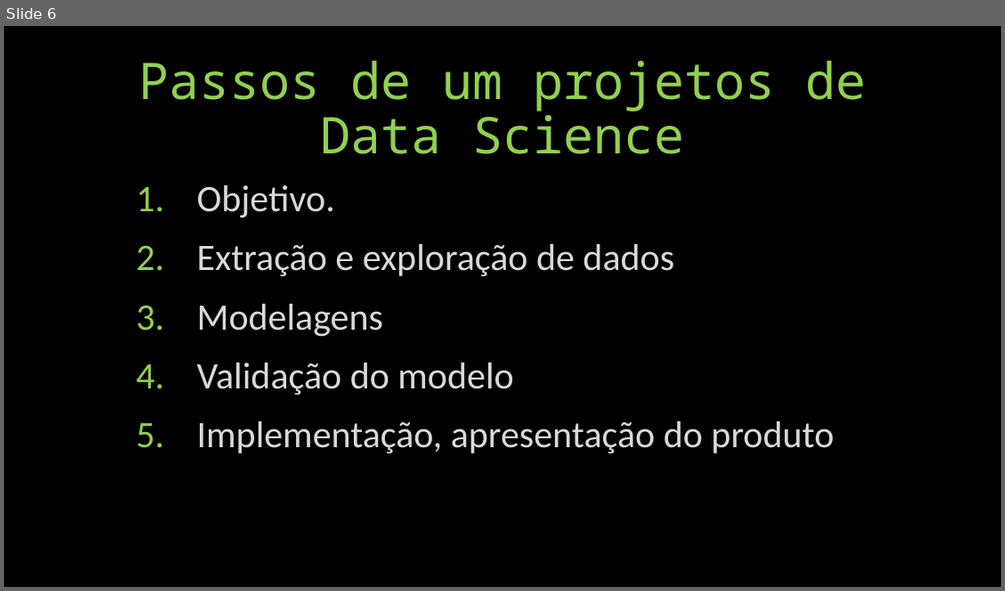
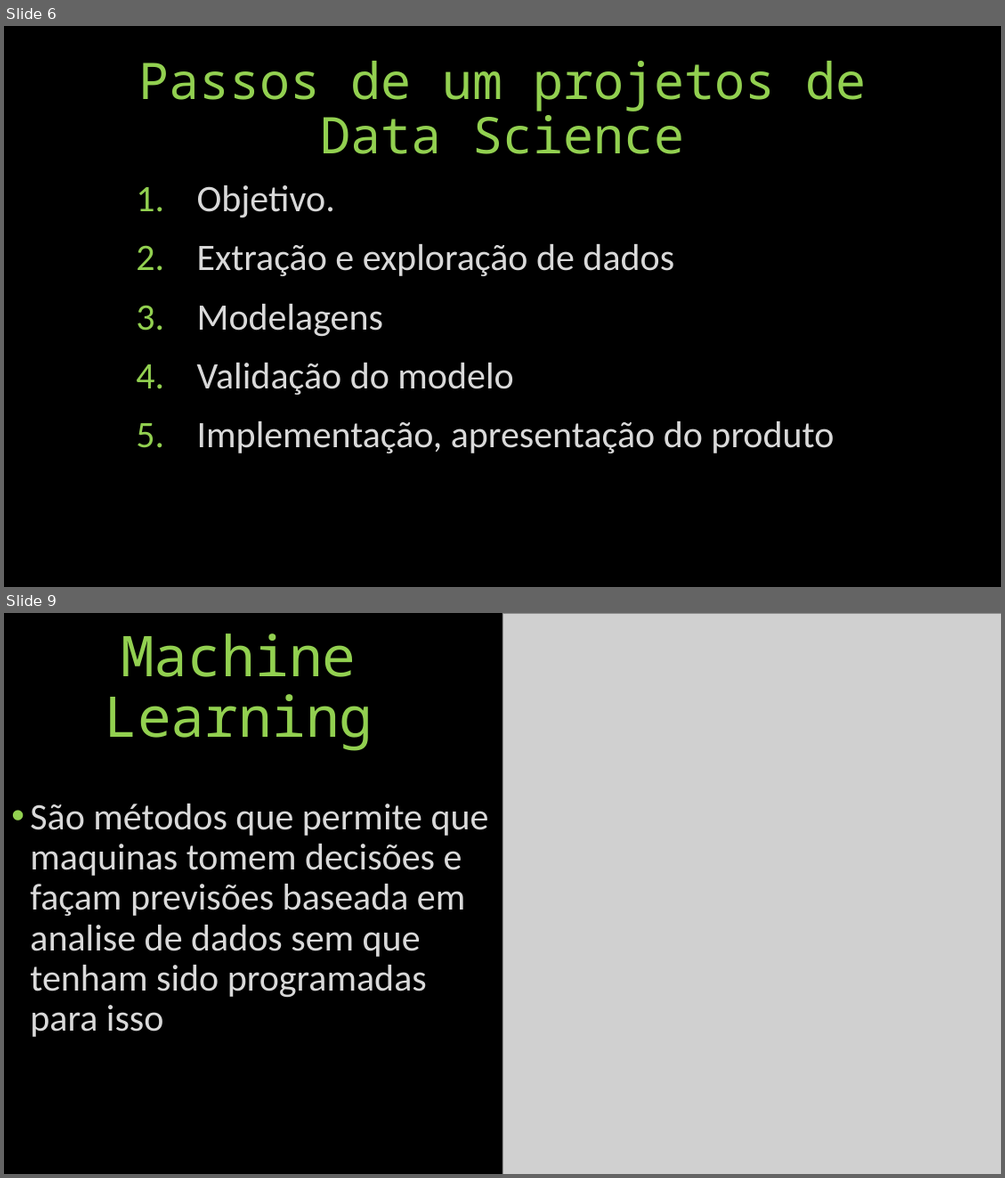
Before and after one commit to vitorioluis/Machine-Learning, a slide deck: IA/IA.pptx. Shown one above the other, each under a label of ours: slide 6 before the commit, slides 6 and 9 after it; the slides between them are not shown. The pictures are 1005x591 and 1005x1178 pixels, drawn with LibreOffice and Linux fonts; fonts in the diff are those of the drawing; grey boxes stand for pictures. Boxes give left, top, right and bottom in pixels: in the first picture for what was removed or moved away, otherwise in the second. Text is boxed around its words. In the diff, an @@ line names an element or a change of style, - is before the commit and + after.

```diff
--- a/IA/IA.pptx
+++ b/IA/IA.pptx
@@ slide 9 added at (4,613,1001,1174), background #000000 @@
@@ title added at (104,633,372,751), 54 pt, text #92D050 @@
+Machine Learning
@@ picture added at (502,613,1001,1174) @@
@@ text added at (30,803,489,1037), 36 pt, text #D9D9D9 @@
+• São métodos que permite que maquinas tomem decisões e façam previsões baseada em analise de dados sem que tenham sido programadas para isso
```
Also in this commit, not shown: 11 slides changed, 6 other slides added, 4 slides removed.
